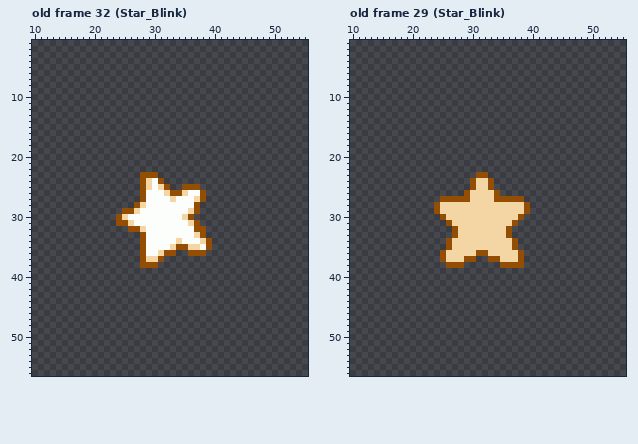
Edited in one commit: pixel-art file (Assets/Art/VFX/VFX_Kirby.aseprite). That is the earlier state.
64x64 pixels, 48 frames. Colours within 5 levels of each other are drawn and written as one. Shown: old frame 32 (Star_Blink): x 10..55, y 1..56; old frame 29 (Star_Blink): x 10..55, y 1..56. The commit also changed other frames, which this record leaves out.
Once edited:
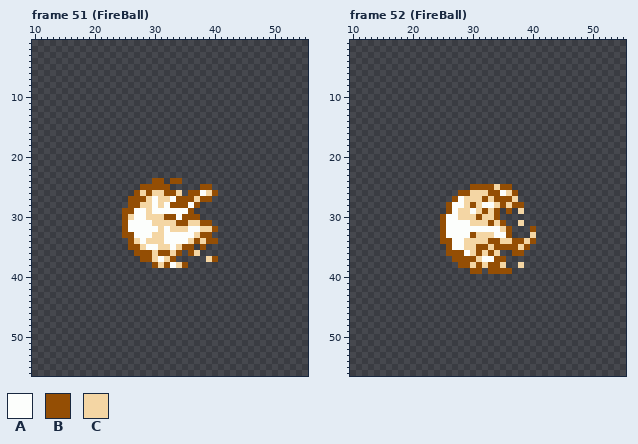
Palette (. is transparent): A #fcfefc  B #944e04  C #f4d6a4
A new or re-ordered frame is compared with the old frame closest to it.
Edits made:
frames 48 -> 61
--- frame 51 (FireBall) is new; against old frame 32 (Star_Blink), layers "Layer 5", "Layer 1"
@@ x 22..42 @@
 22 .....................
-23 ......BBB............
-24 ......BCAB...........
-25 ......BCACB..BBB.....
-26 ......BAAACBBCAAB....
-27 ......BAAAACAAACB....
-28 .....BCAAAAAAAAB.....
-29 ...BBCAAAAAAAACB.....
-30 ..BCAAAAAAAAACB......
-31 ..BBCAAAAAAAAACB.....
-32 ....BBCAAAAAAAABB....
-33 ......BAAAAAAAACB....
-34 ......BAAAAACAAACB...
-35 ......BAAAACBBCCAB...
-36 ......BAACBB..BBB....
-37 ......BCCB...........
-38 ......BBB............
+23 .....................
+24 ........BB.BB........
+25 ......BBBBB.....BB...
+26 .....BCBCCBBC.BBACB..
+27 ....BBBCACCABBBCBB...
+28 ....BBCCACABBBAB.....
+29 ...BBAACAAAAAAB......
+30 ...BCAACCCBBABBB.....
+31 ...BAAAACCCCBBCCBB...
+32 ...BAAAAACACCCAACCB..
+33 ...BBAAACCAAAAACBB...
+34 ....BCACCCAAAACBCBB..
+35 ....BBCAACCACBB.B....
+36 .....BBBCBBCB.BC.....
+37 ......BBCACB.....CB..
+38 ........BCBACB.......
 39 .....................
--- frame 52 (FireBall) is new; against old frame 29 (Star_Blink), layers "Layer 5", "Layer 1"
@@ x 22..42 @@
 22 .....................
-23 .........BB..........
-24 ........BCCB.........
-25 ........BCCB.........
-26 .......BCCCCB........
-27 ...BBBBBCCCCBBBBB....
-28 ..BCCCCCCCCCCCCCCB...
-29 ..BCCCCCCCCCCCCCCB...
-30 ...BCCCCCCCCCCCCB....
-31 ....BCCCCCCCCCCB.....
-32 .....BCCCCCCCCB......
-33 .....BCCCCCCCCB......
-34 ....BCCCCCCCCCCB.....
-35 ....BCCCCCCCCCCB.....
-36 ...BCCCCCBBCCCCCB....
-37 ...BCCCBB..BBCCCB....
-38 ....BBB......BBBB....
-39 .....................
+23 .....................
+24 .....................
+25 ........BBBBCBB......
+26 ......BBCCCBBACB.....
+27 .....BACCCBCBBBC.....
+28 ....BAACBCAACBCBB....
+29 ....BACCACBCB.B.C....
+30 ...BAACCCBCCB........
+31 ...BAAAACCCBCB..C....
+32 ...BAAAAAAAAACB...B..
+33 ...BAAAABCCCAAB...C..
+34 ...BBAACCCCBBCCBBCB..
+35 ....BAACCBBCBBBBCB...
+36 ....BBBACBCBC..BB....
+37 .....BBBBCAABB.......
+38 ......BBCBCBBC..C....
+39 ........BB.BBBB......
 40 .....................
Where, in picture pixels (left, top, right, bottom), the same in both pictures:
changed: (116, 172, 218, 268)
changed: (434, 172, 536, 274)
